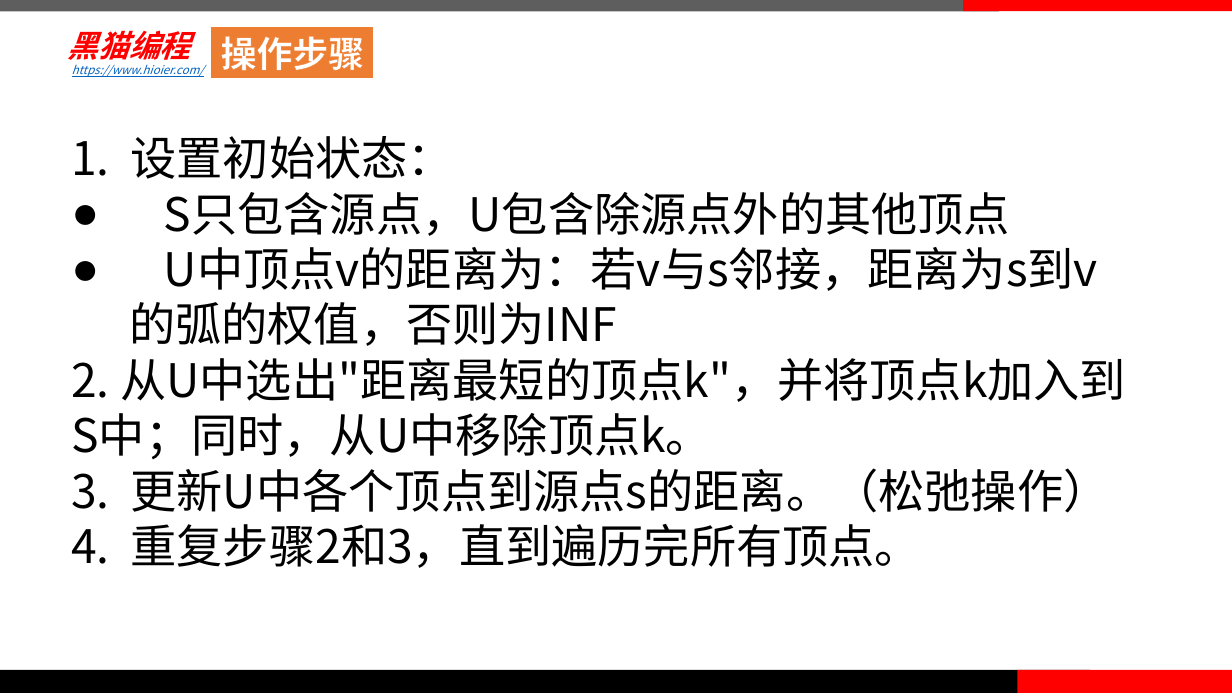
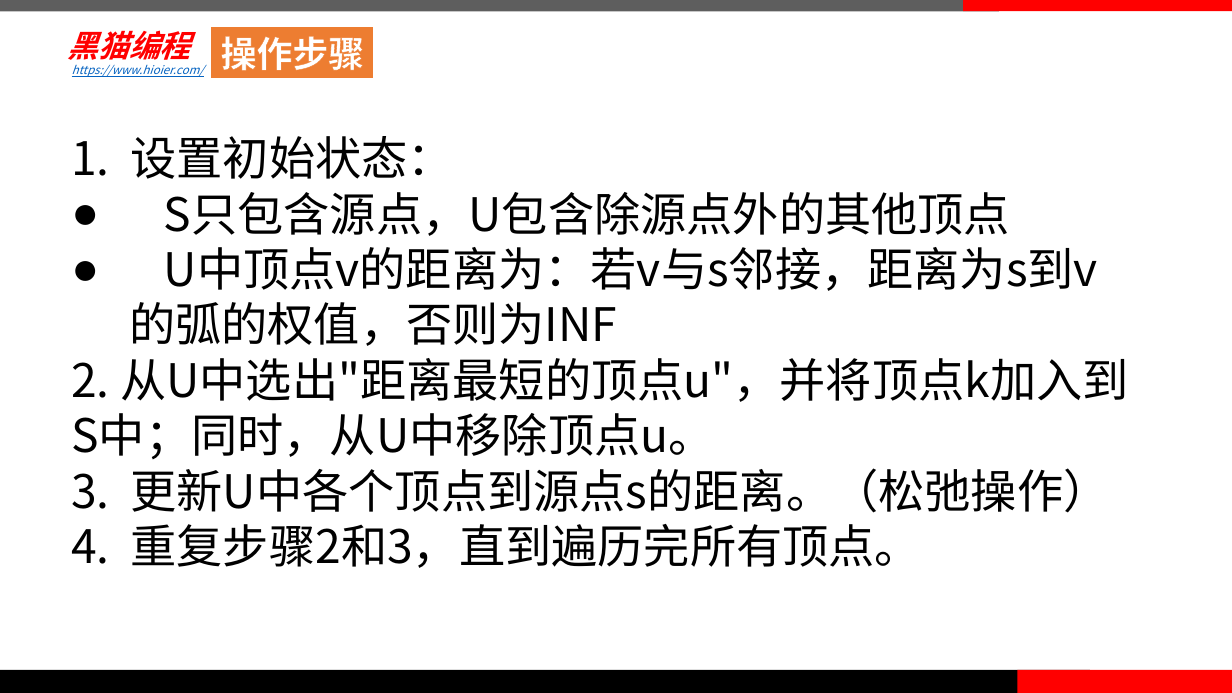
Before and after one commit to blackcat1995com/CAT_CODING, a slide deck: slide 4 of 信息学奥赛/信息学奥赛CSP-JS数据结构与算法/12-图论算法/05-单源最短路径/单源最短路径.pptx. Drawn at 1232x693 pixels with LibreOffice and Linux fonts; fonts in the diff are those of the drawing; background and template pictures are left out. Boxes give left, top, right and bottom in pixels: in the first picture for what was removed or moved away, otherwise in the second. Text is boxed around its words. In the diff, an @@ line names an element or a change of style, - is before the commit and + after.

```diff
--- a/信息学奥赛/信息学奥赛CSP-JS数据结构与算法/12-图论算法/05-单源最短路径/单源最短路径.pptx
+++ b/信息学奥赛/信息学奥赛CSP-JS数据结构与算法/12-图论算法/05-单源最短路径/单源最短路径.pptx
@@ text at bbox=[71, 358, 1128, 459]: text changed @@
-2. 从U中选出"距离最短的顶点k"，并将顶点k加入到S中；同时，从U中移除顶点k。
+2. 从U中选出"距离最短的顶点u"，并将顶点k加入到S中；同时，从U中移除顶点u。
```
Also in this commit, not shown: 1 other slide changed, 11 other files.
